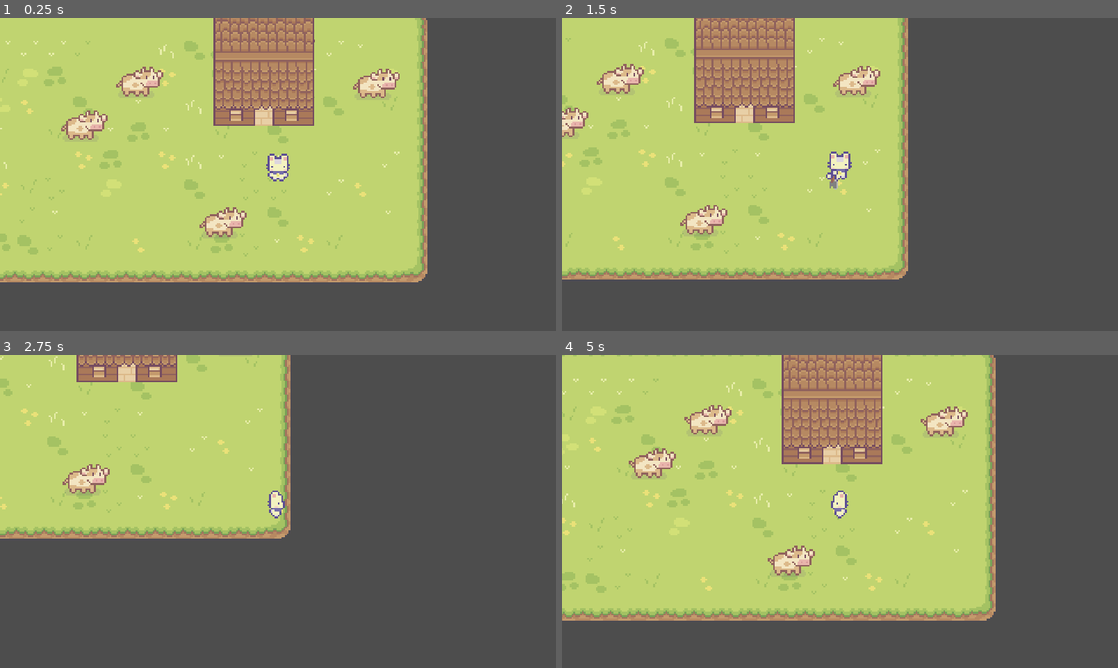
Above: before the commit, frames 1-4 (two rows, left to right).
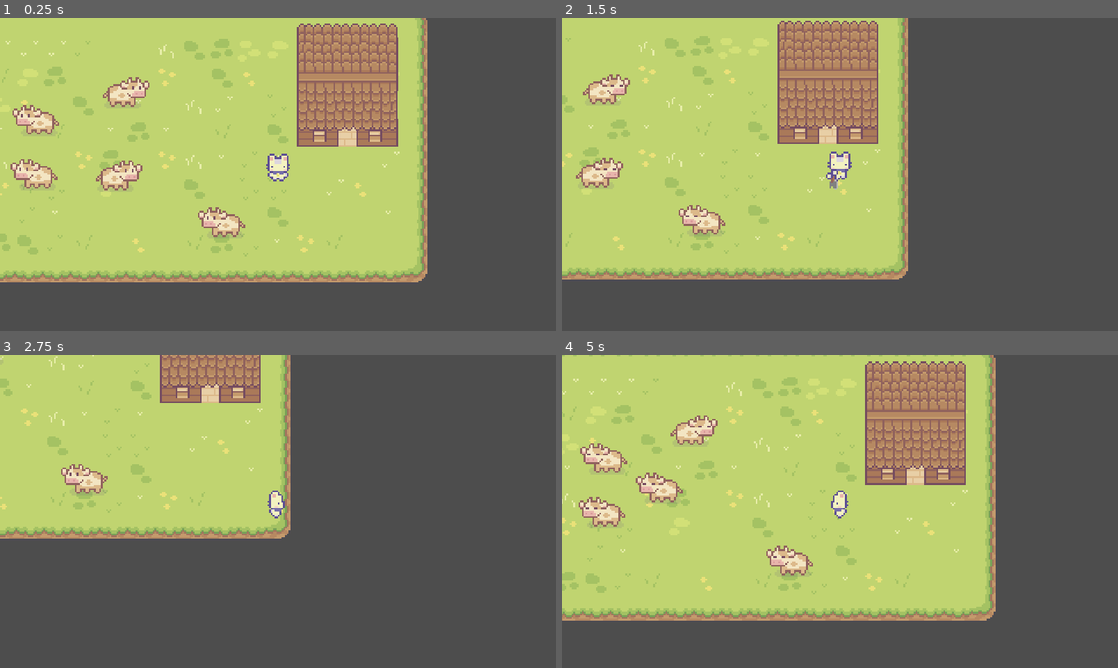
Above: after the commit, the same moments.

Repository: Boyquotes/godot-prototype-one
Game: Godot game, scene res://world/world.tscn
Same seed, same stepped clock (60 frames per second), same inputs: the game is played once before the commit and once after it.
Inputs (mouse positions are in pixels of both pictures, inside the frame that each line leads up to):
- Up to frame 1 (0.25 s): no input
- Up to frame 2 (1.5 s): tap Enter at 0.5 s; move the mouse to (962, 158) at 0.52 s; hold D (game_right) 0.53-1.28 s; click (962, 158) at 0.6 s; move the mouse to (728, 190) at 1.27 s; hold S (game_down) from 1.28 s (still down); click (728, 190) at 1.35 s
- Up to frame 3 (2.75 s): move the mouse to (333, 442) at 2.02 s; release S (game_down) at 2.03 s; hold D (game_right) from 2.03 s (still down); click (333, 442) at 2.1 s
- Up to frame 4 (5 s): move the mouse to (812, 574) at 2.77 s; release D (game_right) at 2.78 s; hold W (game_up) 2.78-3.53 s; click (812, 574) at 2.85 s; move the mouse to (1006, 558) at 3.52 s; hold A (game_left) from 3.53 s (still down); click (1006, 558) at 3.6 s; move the mouse to (673, 464) at 4.27 s; click (673, 464) at 4.35 s

The runs differ from the first frame. In frame 1, 15% of the frame differs, in the area x 1-72%, y 0-70%; in frame 2, 14%; in frame 3, 4.5%; in frame 4, 15%, in the area x 3-73%, y 0-71%.

Commit message:
add cow movement

Diff:
--- a/animals/cow.gd
+++ b/animals/cow.gd
@@ -2,35 +2,83 @@
 
 
 enum State {
-	ACTION,
 	IDLE,
 	MOVE,
 }
 
 
-@export var acceleration = 800
-@export var friction = 400
-@export var speed = 100
+@export var acceleration = 100
+@export var friction = 100
+@export var speed = 10
 
-var state = State.MOVE
+@export var min_idle_time = 2
+@export var max_idle_time = 3
+@export var min_move_time = 1
+@export var max_move_time = 2
+
+var state = State.IDLE
 var input_vector = Vector2.ZERO
 
 @onready var animated_sprite = $AnimatedSprite2D
 
 
 func _ready():
-	start_idle_timer()
+	get_input_vector()
+	start_timer()
 
 
 func _physics_process(delta):
-	velocity = velocity.move_toward(Vector2.ZERO, friction * delta)
+	update_velocity(delta)
+	update_animations()
 	move_and_slide()
 
 
 func _on_timer_timeout():
-	animated_sprite.play("idle")
-	start_idle_timer()
+	select_state()
+	get_input_vector()
+	start_timer()
 
 
-func start_idle_timer():
-	$Timer.start(randi_range(1, 3))
+func start_timer():
+	var timeout
+	match state:
+		State.IDLE:
+			timeout = randf_range(min_idle_time, max_idle_time)
+		State.MOVE:
+			timeout = randf_range(min_move_time, max_move_time)
+	$Timer.start(timeout)
+
+
+func select_state():
+	if state == State.MOVE:
+		state = State.IDLE
+	else:
+		state = randi_range(State.IDLE, State.MOVE)
+
+
+func get_input_vector():
+	input_vector = Vector2(
+		randi_range(-1, 1),
+		randi_range(-1, 1),
+	)
+
+
+func update_animations():
+	if velocity == Vector2.ZERO:
+		animated_sprite.play("idle")
+	else:
+		animated_sprite.play("move")
+
+	if input_vector.x != 0:
+		animated_sprite.flip_h = input_vector.x < 0
+
+
+func update_velocity(delta):
+	match state:
+		State.IDLE:
+			velocity = Vector2.ZERO
+		State.MOVE:
+			if input_vector != Vector2.ZERO:
+				velocity = velocity.move_toward(input_vector * speed, acceleration * delta)
+			else:
+				velocity = velocity.move_toward(Vector2.ZERO, friction * delta)
--- a/animals/cow.tscn
+++ b/animals/cow.tscn
@@ -1,25 +1,17 @@
-[gd_scene load_steps=13 format=3 uid="uid://x8s2gaayfji5"]
+[gd_scene load_steps=11 format=3 uid="uid://x8s2gaayfji5"]
 
 [ext_resource type="Script" path="res://animals/cow.gd" id="1_1tlak"]
 [ext_resource type="Texture2D" uid="uid://3fl7wiesyqcj" path="res://assets/Sprout Lands - Sprites - Basic pack/Characters/Free Cow Sprites.png" id="1_guqdu"]
 
-[sub_resource type="AtlasTexture" id="AtlasTexture_cyol0"]
+[sub_resource type="AtlasTexture" id="AtlasTexture_khuee"]
 atlas = ExtResource("1_guqdu")
 region = Rect2(0, 0, 32, 32)
 
-[sub_resource type="AtlasTexture" id="AtlasTexture_ps327"]
+[sub_resource type="AtlasTexture" id="AtlasTexture_6f8ks"]
 atlas = ExtResource("1_guqdu")
 region = Rect2(32, 0, 32, 32)
 
-[sub_resource type="AtlasTexture" id="AtlasTexture_hp8v2"]
-atlas = ExtResource("1_guqdu")
-region = Rect2(64, 0, 32, 32)
-
-[sub_resource type="AtlasTexture" id="AtlasTexture_gahek"]
-atlas = ExtResource("1_guqdu")
-region = Rect2(32, 0, 32, 32)
-
-[sub_resource type="AtlasTexture" id="AtlasTexture_jb26b"]
+[sub_resource type="AtlasTexture" id="AtlasTexture_dps4k"]
 atlas = ExtResource("1_guqdu")
 region = Rect2(64, 0, 32, 32)
 
@@ -39,25 +31,19 @@
 animations = [{
 "frames": [{
 "duration": 1.0,
-"texture": SubResource("AtlasTexture_cyol0")
+"texture": SubResource("AtlasTexture_khuee")
 }, {
 "duration": 1.0,
-"texture": SubResource("AtlasTexture_ps327")
+"texture": SubResource("AtlasTexture_6f8ks")
 }, {
 "duration": 1.0,
-"texture": SubResource("AtlasTexture_hp8v2")
+"texture": SubResource("AtlasTexture_dps4k")
 }],
-"loop": false,
+"loop": true,
 "name": &"idle",
-"speed": 5.0
+"speed": 1.0
 }, {
 "frames": [{
-"duration": 1.0,
-"texture": SubResource("AtlasTexture_gahek")
-}, {
-"duration": 1.0,
-"texture": SubResource("AtlasTexture_jb26b")
-}, {
 "duration": 1.0,
 "texture": SubResource("AtlasTexture_udaxi")
 }, {
@@ -67,9 +53,9 @@
 "duration": 1.0,
 "texture": SubResource("AtlasTexture_rjkk5")
 }],
-"loop": true,
+"loop": false,
 "name": &"move",
-"speed": 5.0
+"speed": 3.0
 }]
 
 [sub_resource type="CapsuleShape2D" id="CapsuleShape2D_0aad7"]
@@ -78,18 +64,19 @@
 
 [node name="Cow" type="CharacterBody2D"]
 script = ExtResource("1_1tlak")
+metadata/_edit_group_ = true
 
 [node name="AnimatedSprite2D" type="AnimatedSprite2D" parent="."]
 position = Vector2(0, -9)
 sprite_frames = SubResource("SpriteFrames_y7ojc")
-animation = &"idle"
+animation = &"move"
 
 [node name="CollisionShape2D" type="CollisionShape2D" parent="."]
 rotation = 1.5708
 shape = SubResource("CapsuleShape2D_0aad7")
 
 [node name="Timer" type="Timer" parent="."]
+process_callback = 0
 one_shot = true
-autostart = true
 
 [connection signal="timeout" from="Timer" to="." method="_on_timer_timeout"]
--- a/player/player.tscn
+++ b/player/player.tscn
@@ -348,7 +348,7 @@
 states/Walk/node = SubResource("AnimationNodeBlendSpace2D_sx3x6")
 states/Walk/position = Vector2(570, 100)
 transitions = ["Idle", "Walk", SubResource("AnimationNodeStateMachineTransition_wohcp"), "Walk", "Idle", SubResource("A …(337 unchanged characters)…
-graph_offset = Vector2(-347, 48)
+graph_offset = Vector2(-347, 46)
 
 [sub_resource type="AnimationNodeStateMachinePlayback" id="AnimationNodeStateMachinePlayback_di8cp"]
 
--- a/world/world.tscn
+++ b/world/world.tscn
@@ -20,7 +20,7 @@
 position = Vector2(56, 16)
 
 [node name="House" parent="." instance=ExtResource("5_lvmm4")]
-position = Vector2(24, -12)
+position = Vector2(72, 0)
 
 [node name="Entities" type="Node2D" parent="."]
 z_index = 1
@@ -36,10 +36,13 @@
 position = Vector2(24, 48)
 
 [node name="Cow2" parent="Entities" instance=ExtResource("3_ycfyx")]
-position = Vector2(112, -32)
+position = Vector2(-32, -27)
 
 [node name="Cow3" parent="Entities" instance=ExtResource("3_ycfyx")]
-position = Vector2(-24, -33)
+position = Vector2(-36, 21)
 
 [node name="Cow4" parent="Entities" instance=ExtResource("3_ycfyx")]
-position = Vector2(-56, -8)
+position = Vector2(-84, 20)
+
+[node name="Cow5" parent="Entities" instance=ExtResource("3_ycfyx")]
+position = Vector2(-83, -11)
